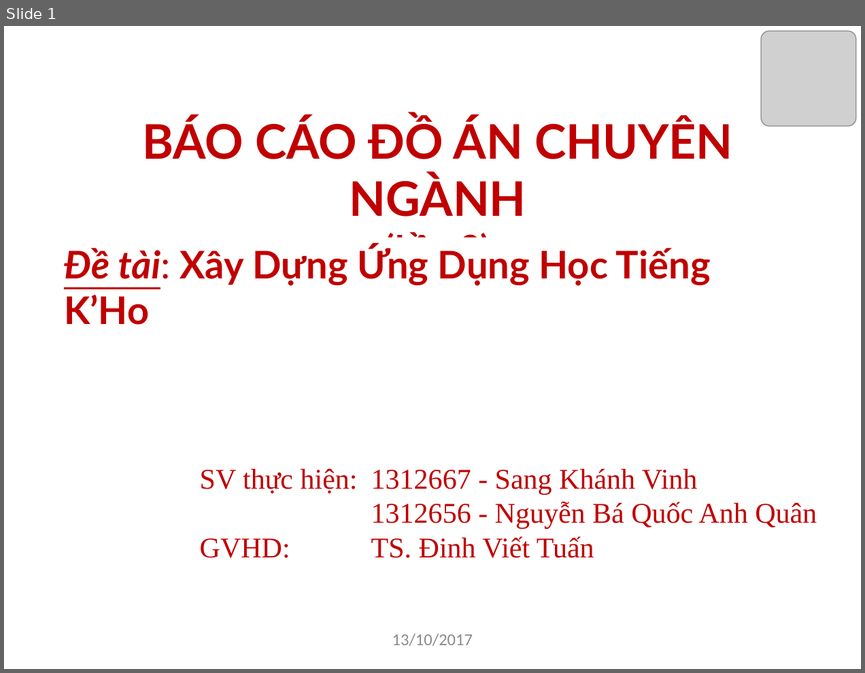
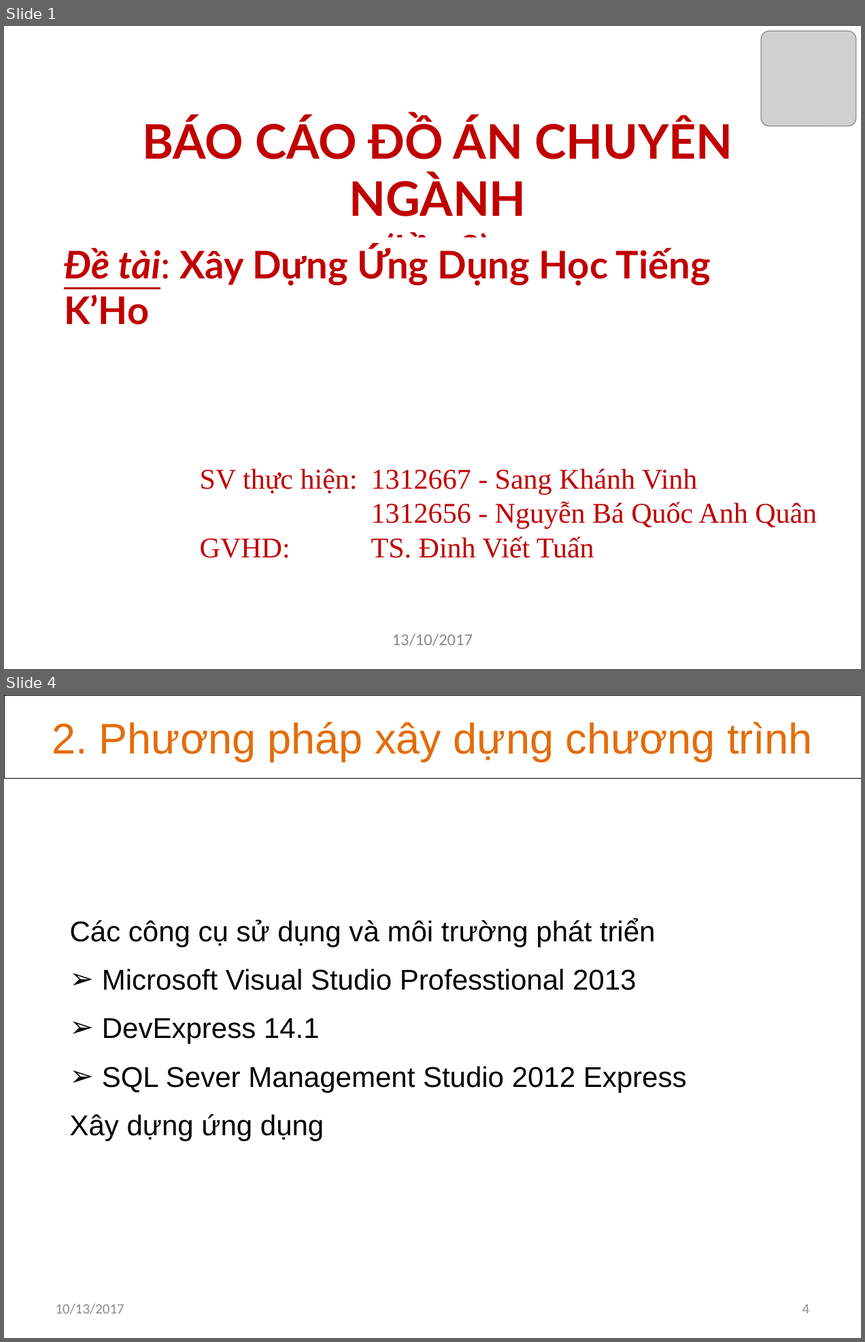
Before and after one commit to khanhvinhit/Do-An, a slide deck: THESIS/DACN_UD_Hoc_KHo_CTK37_BaoCao_D2.pptx. Shown one above the other, each under a label of ours: slide 1 before the commit, slides 1 and 4 after it; the slides between them are not shown. The pictures are 865x673 and 865x1342 pixels, drawn with LibreOffice and Linux fonts; fonts in the diff are those of the drawing; grey boxes stand for pictures. Boxes give left, top, right and bottom in pixels: in the first picture for what was removed or moved away, otherwise in the second. Text is boxed around its words. In the diff, an @@ line names an element or a change of style, - is before the commit and + after.

```diff
--- a/THESIS/DACN_UD_Hoc_KHo_CTK37_BaoCao_D2.pptx
+++ b/THESIS/DACN_UD_Hoc_KHo_CTK37_BaoCao_D2.pptx
@@ slide 4 added at [4,695,861,1338], background #FFFFFF @@
@@ rectangle added at [4,695,861,778], outline #000000 0.25 pt, 36 pt, text #E46C0A @@
+2. Phương pháp xây dựng chương trình
@@ text added at [70,918,687,1141], 24 pt, text #000000 @@
+Các công cụ sử dụng và môi trường phát triển
+➢ Microsoft Visual Studio Professtional 2013
+➢ DevExpress 14.1
+➢ SQL Sever Management Studio 2012 Express
+Xây dựng ứng dụng
@@ text added at [56,1303,124,1314], 12 pt, text #8C8C8C @@
+10/13/2017
@@ page number added at [802,1304,810,1313], 12 pt, text #8C8C8C @@
+4
```
Also in this commit, not shown: 9 slides changed, 5 other slides added, 15 slides removed, 1 other file.
